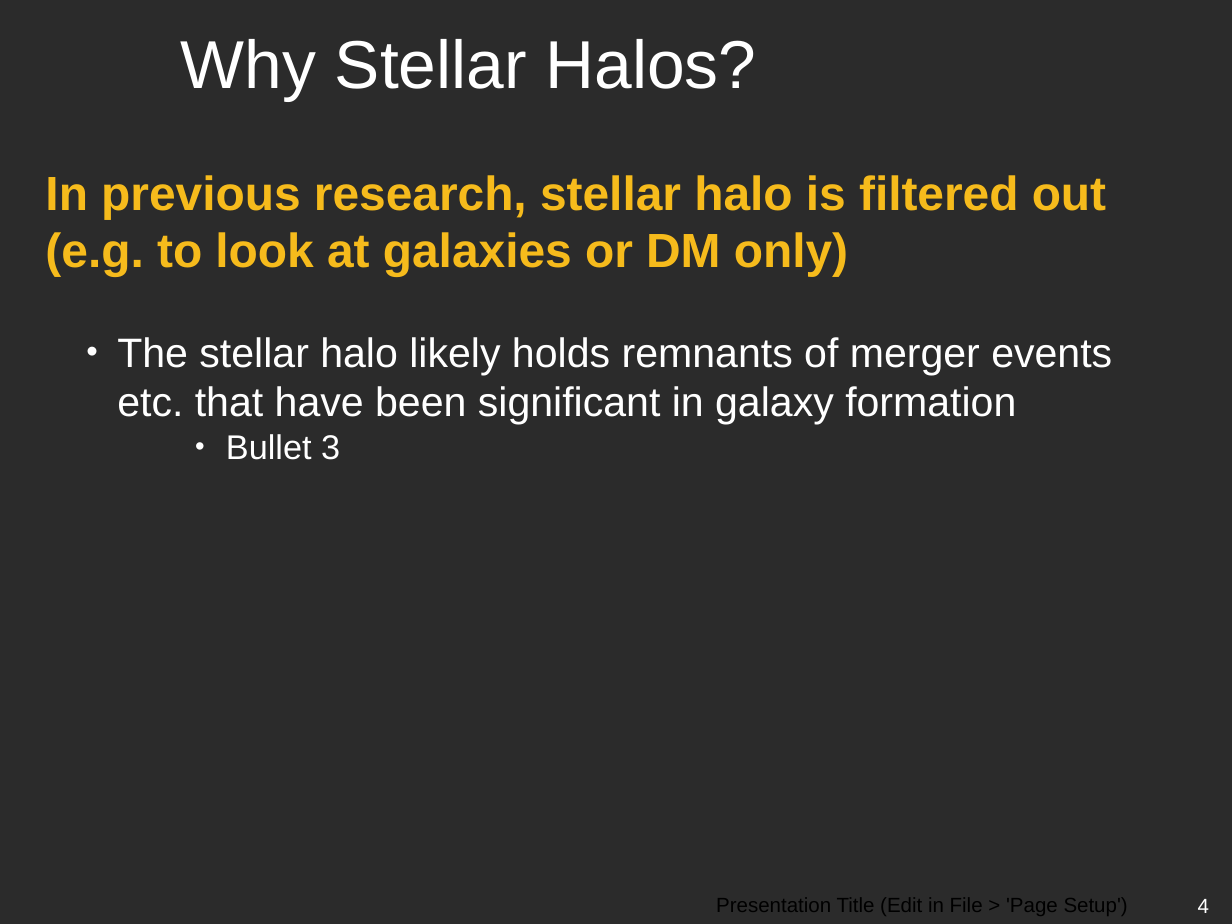
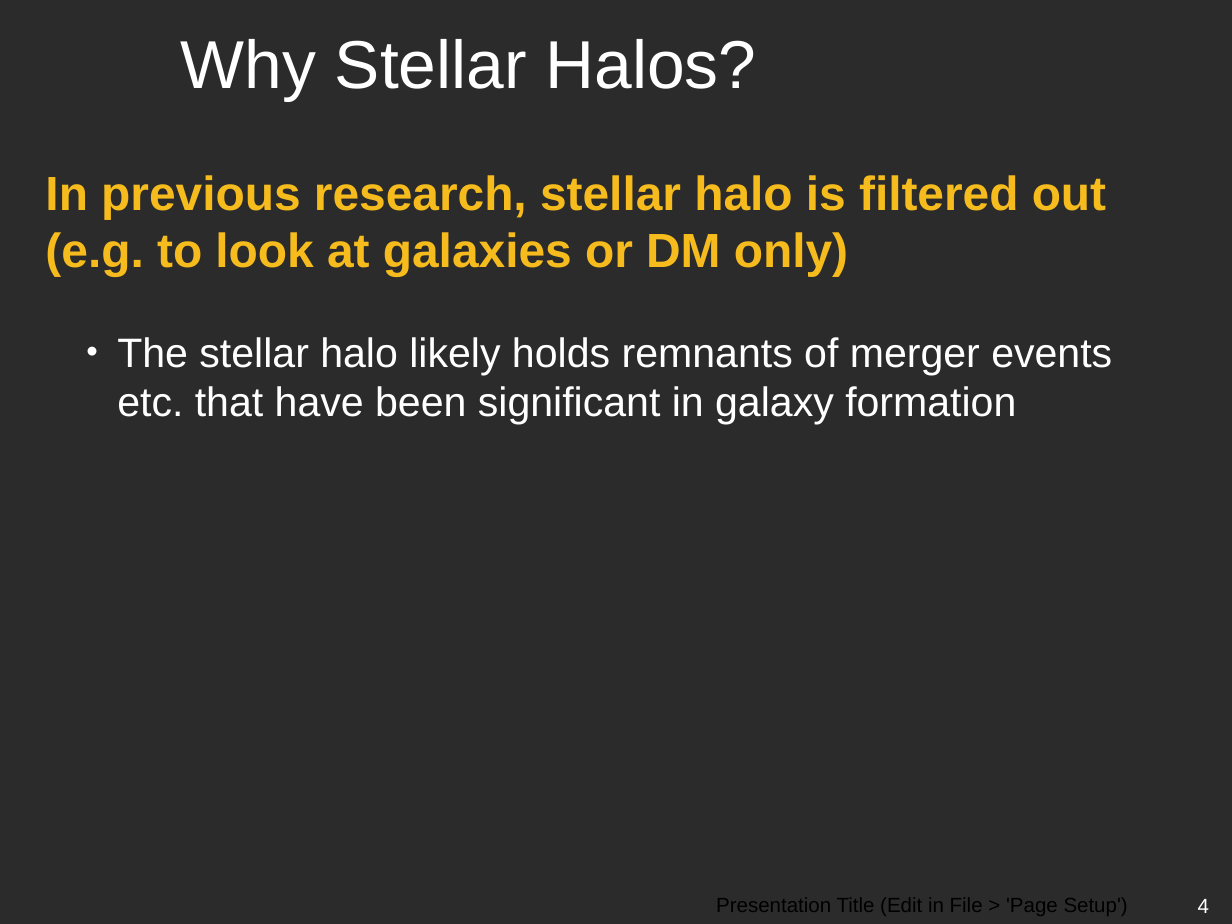
Before and after one commit to emilyhackett/icrar_report, a slide deck: slide 4 of ICRAR-Black-Powerpoint.pptx. Drawn at 1232x924 pixels with LibreOffice and Linux fonts; fonts in the diff are those of the drawing; background and template pictures are left out; a plain dark background stands for a picture behind light text. Boxes give left, top, right and bottom in pixels: in the first picture for what was removed or moved away, otherwise in the second. Text is boxed around its words. In the diff, an @@ line names an element or a change of style, - is before the commit and + after.

```diff
--- a/ICRAR-Black-Powerpoint.pptx
+++ b/ICRAR-Black-Powerpoint.pptx
@@ text at (226,434,340,460): paragraph removed @@
-        • Bullet 3
```
Also in this commit, not shown: 1 other slide changed.
